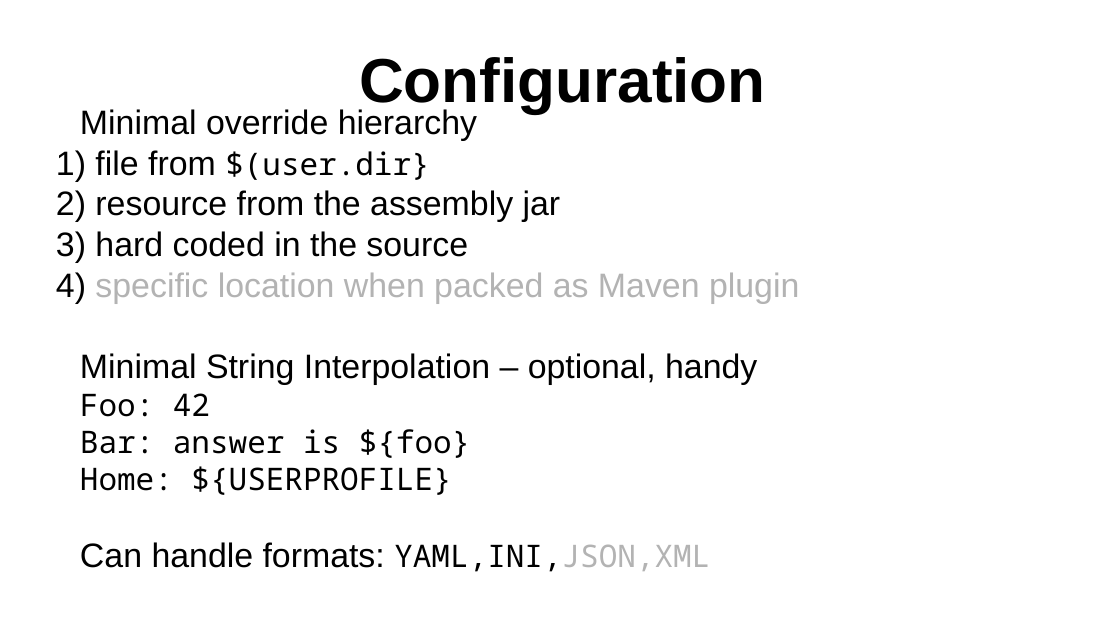
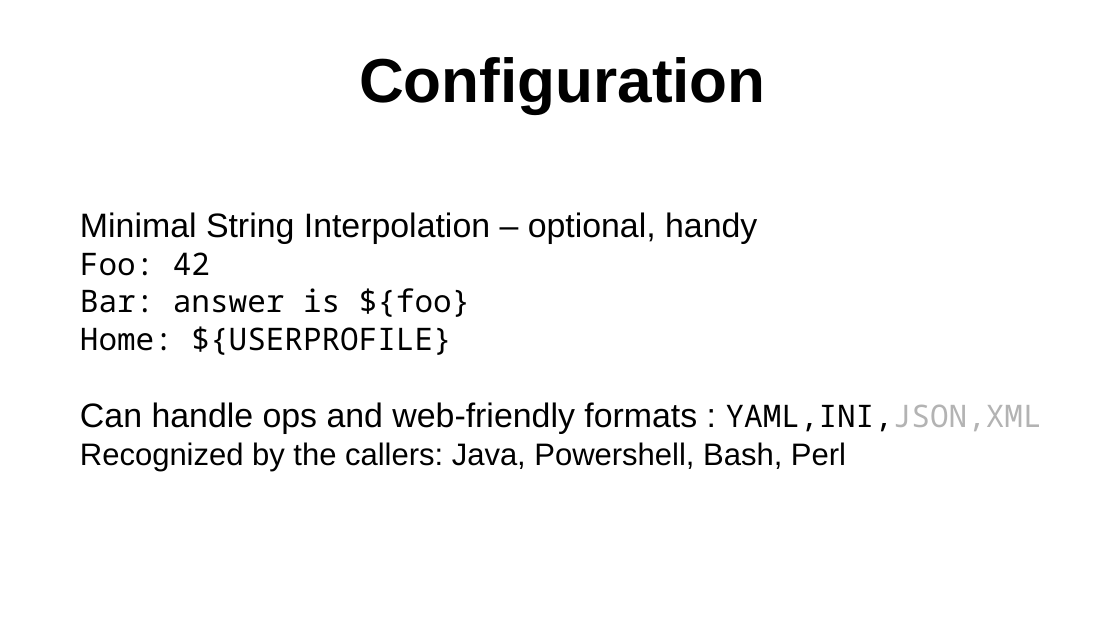
Before and after one commit to sergueik/selenium_java, a slide deck: slide 7 of yaml_config_extend/Process Fluidization.odp (slide 5 before the commit). Drawn at 1120x630 pixels with LibreOffice and Linux fonts; fonts in the diff are those of the drawing. Boxes give left, top, right and bottom in pixels: in the first picture for what was removed or moved away, otherwise in the second. Text is boxed around its words. In the diff, an @@ line names an element or a change of style, - is before the commit and + after.

```diff
--- a/yaml_config_extend/Process Fluidization.odp
+++ b/yaml_config_extend/Process Fluidization.odp
@@ subtitle at (x1=80, y1=109, x2=799, y2=303): paragraphs removed @@
-Minimal override hierarchy
-1) file from $(user.dir}
-2) resource from the assembly jar
-3) hard coded in the source
-4) specific location when packed as Maven plugin
@@ subtitle at (x1=80, y1=402, x2=1042, y2=471): text changed; size 24 to 22 pt @@
-Can handle formats: YAML,INI,JSON,XML
+Can handle ops and web-friendly formats : YAML,INI,JSON,XML
+Recognized by the callers: Java, Powershell, Bash, Perl
```
Also in this commit, not shown: 1 other slide changed, 2 slides added, 1 other file.
